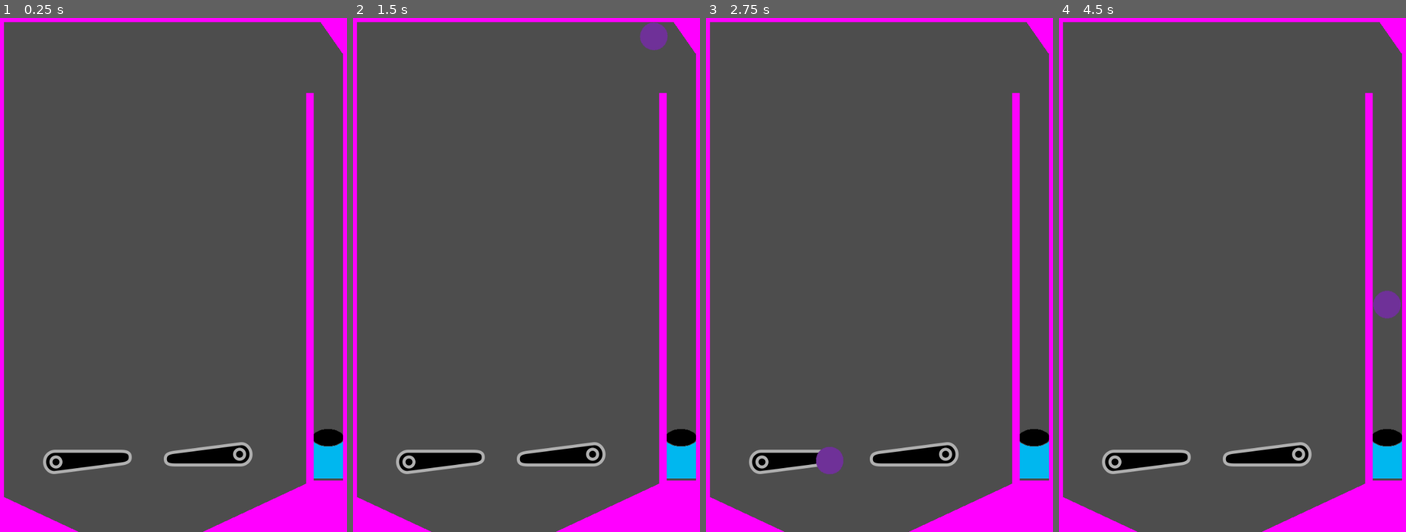
Above: before the commit, frames 1-4 (left to right).
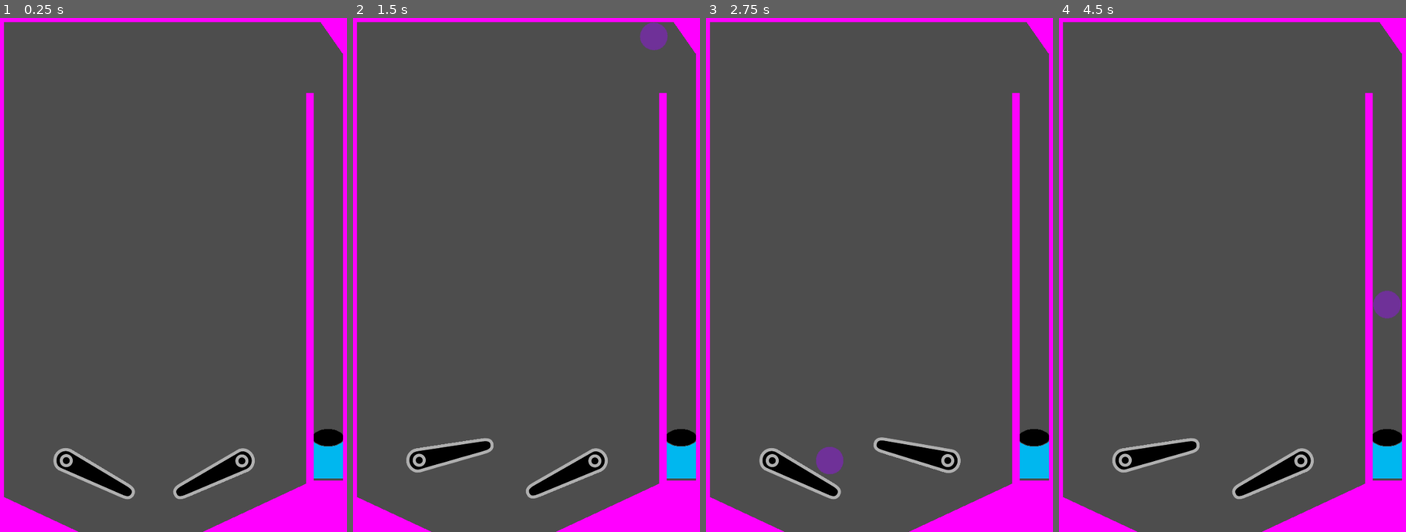
Above: after the commit, the same moments.

Repository: bsu-cs315/fp-team1-pinball
Game: Godot game, scene res://world/world.tscn
The game is run twice, just before and just after one commit, with the same random seed, the same clock (stepped at 60 frames per second) and the same inputs.
Inputs:
- Up to frame 1 (0.25 s): no input
- Up to frame 2 (1.5 s): tap Enter at 0.5 s; hold E (right_flipper) 0.53-1.28 s; tap Space (launch) at 0.6, 1.35 s; hold Q (left_flipper) from 1.28 s (still down)
- Up to frame 3 (2.75 s): release Q (left_flipper) at 2.03 s; hold E (right_flipper) from 2.03 s (still down); tap Space (launch) at 2.1 s
- Up to frame 4 (4.5 s): tap Space (launch) at 2.85, 4.25, 4.35 s; release E (right_flipper) at 3.5 s; click "RESTART" at 3.5 s; hold Q (left_flipper) from 4.28 s (still down)

The runs differ from the first frame. In frame 1, 2.8% of the frame differs, in the area x 12-74%, y 82-94%; in frame 2, 2.5%; in frame 3, 2.1%; in frame 4, 2.5%.

Commit message:
Fix bugs with flippers

Diff:
--- a/project/flippers/flipper_left.tscn
+++ b/project/flippers/flipper_left.tscn
@@ -1,5 +1,6 @@
-[gd_scene load_steps=4 format=3 uid="uid://csrp23ke64f4b"]
+[gd_scene load_steps=5 format=3 uid="uid://csrp23ke64f4b"]
 
+[ext_resource type="Script" path="res://flippers/flipper_left.gd" id="1_2sh5h"]
 [ext_resource type="Texture2D" uid="uid://ge0re0nh3n63" path="res://flippers/flipper.png" id="2_3m607"]
 
 [sub_resource type="RectangleShape2D" id="RectangleShape2D_x5bfw"]
@@ -9,7 +10,8 @@
 radius = 27.0
 
 [node name="flipper_left" type="Node2D"]
-scale = Vector2(-0.5, -0.5)
+scale = Vector2(0.5, 0.5)
+script = ExtResource("1_2sh5h")
 metadata/_edit_group_ = true
 
 [node name="Sprite2D" type="Sprite2D" parent="."]
@@ -18,7 +20,6 @@
 
 [node name="collision1" type="CollisionShape2D" parent="."]
 position = Vector2(-115.958, 22.5322)
-rotation = -0.00228507
 shape = SubResource("RectangleShape2D_x5bfw")
 
 [node name="collision2" type="CollisionShape2D" parent="."]
--- a/project/flippers/flipper_right.gd
+++ b/project/flippers/flipper_right.gd
@@ -13,5 +13,4 @@
 		_target_rotation = _starting_rotation - _rotation_amount
 	else:
 		_target_rotation = _starting_rotation
-
 	rotation = lerp_angle(rotation, _target_rotation, 0.3)
--- a/project/flippers/flipper_right.tscn
+++ b/project/flippers/flipper_right.tscn
@@ -1,5 +1,6 @@
-[gd_scene load_steps=4 format=3 uid="uid://sqjfptvf1vkw"]
+[gd_scene load_steps=5 format=3 uid="uid://sqjfptvf1vkw"]
 
+[ext_resource type="Script" path="res://flippers/flipper_right.gd" id="1_p3mi5"]
 [ext_resource type="Texture2D" uid="uid://ge0re0nh3n63" path="res://flippers/flipper.png" id="2_gfs6y"]
 
 [sub_resource type="RectangleShape2D" id="RectangleShape2D_x5bfw"]
@@ -10,6 +11,7 @@
 
 [node name="flipper_right" type="Node2D"]
 scale = Vector2(0.5, 0.5)
+script = ExtResource("1_p3mi5")
 metadata/_edit_group_ = true
 
 [node name="Sprite2D" type="Sprite2D" parent="."]
--- a/project/world/world.tscn
+++ b/project/world/world.tscn
@@ -155,12 +155,10 @@
 text = "RESTART"
 
 [node name="flipper_right" parent="." instance=ExtResource("3_70sgq")]
-position = Vector2(447, 808)
+position = Vector2(451, 820)
 
 [node name="flipper_left" parent="." instance=ExtResource("2_ojv08")]
-position = Vector2(106, 823)
-rotation = 3.14159
-scale = Vector2(0.5, 0.5)
+position = Vector2(125, 820)
 
 [connection signal="game_over" from="Launcher" to="." method="_on_launcher_game_over"]
 [connection signal="body_entered" from="BallKillZone" to="." method="_on_ball_kill_zone_body_entered"]
